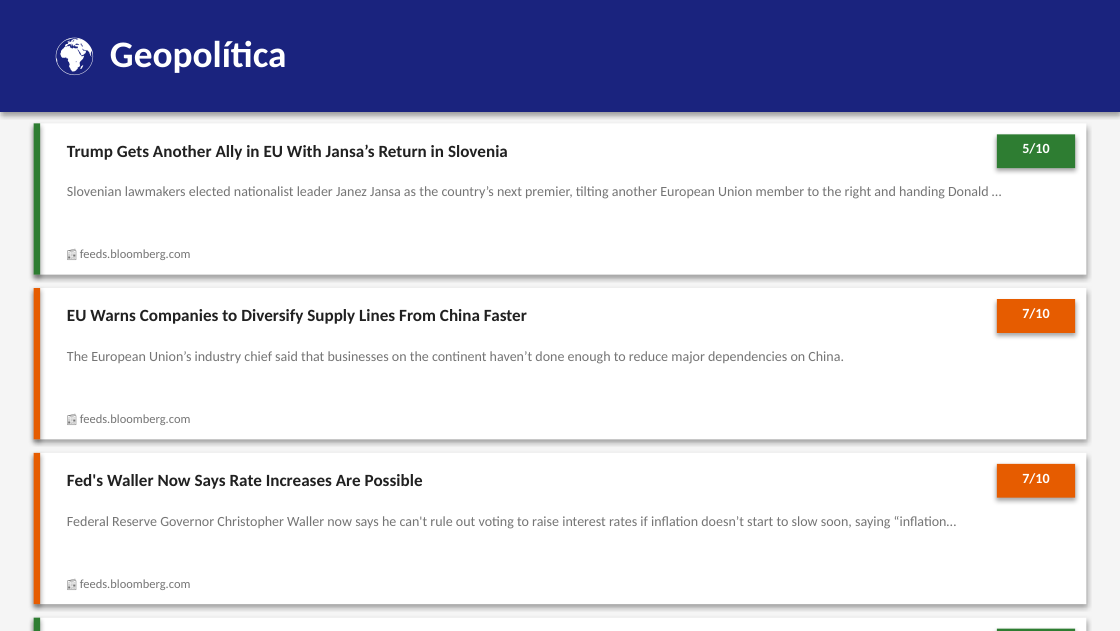
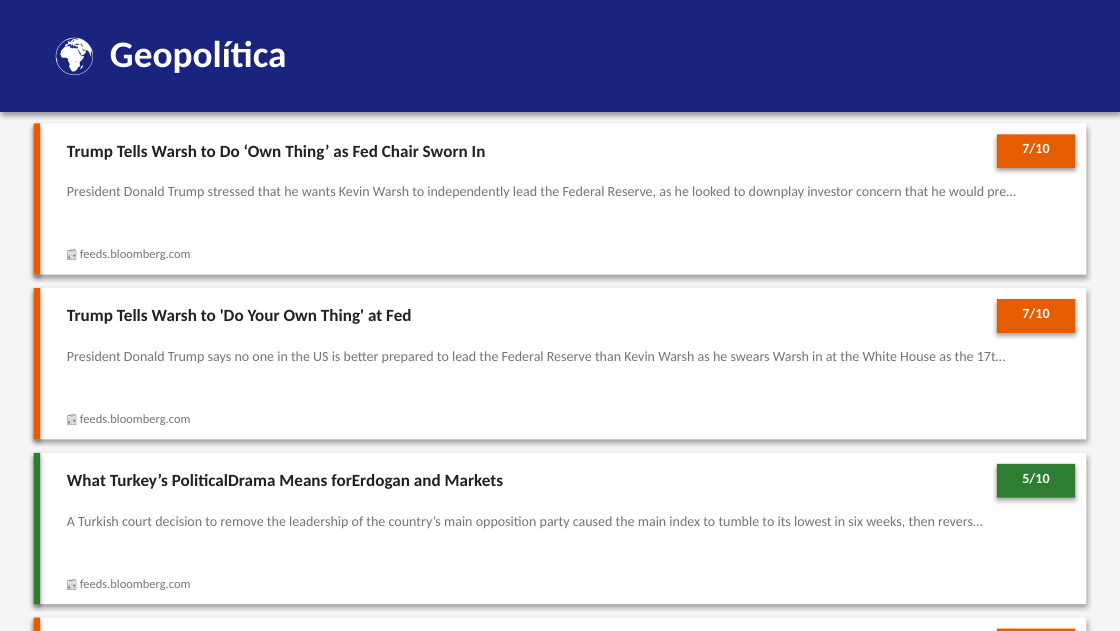
Before and after one commit to erickfranciscohernandez/financiero, a slide deck: slide 3 of newsletter_20260522.pptx. Drawn at 1120x631 pixels with LibreOffice and Linux fonts; fonts in the diff are those of the drawing. Boxes give left, top, right and bottom in pixels: in the first picture for what was removed or moved away, otherwise in the second. Text is boxed around its words. In the diff, an @@ line names an element or a change of style, - is before the commit and + after.

```diff
--- a/newsletter_20260522.pptx
+++ b/newsletter_20260522.pptx
@@ text at box(67, 144, 486, 160): text changed @@
-Trump Gets Another Ally in EU With Jansa’s Return in Slovenia
+Trump Tells Warsh to Do ‘Own Thing’ as Fed Chair Sworn In
@@ text at box(1022, 143, 1049, 154): text changed @@
-5/10
+7/10
@@ text at box(67, 186, 1016, 198): text changed @@
-Slovenian lawmakers elected nationalist leader Janez Jansa as the country’s next premier, tilting another European Union member to the right and handing Donald …
+President Donald Trump stressed that he wants Kevin Warsh to independently lead the Federal Reserve, as he looked to downplay investor concern that he would pre…
@@ text at box(67, 309, 411, 324): text changed @@
-EU Warns Companies to Diversify Supply Lines From China Faster
+Trump Tells Warsh to 'Do Your Own Thing' at Fed
@@ text at box(67, 351, 1006, 363): text changed @@
-The European Union’s industry chief said that businesses on the continent haven’t done enough to reduce major dependencies on China.
+President Donald Trump says no one in the US is better prepared to lead the Federal Reserve than Kevin Warsh as he swears Warsh in at the White House as the 17t…
@@ rectangle at box(34, 452, 40, 604): fill #E65C00 to #2E7D32 @@
@@ text at box(67, 473, 504, 489): text changed @@
-Fed's Waller Now Says Rate Increases Are Possible
+What Turkey’s PoliticalDrama Means forErdogan and Markets
@@ rectangle at box(997, 464, 1075, 497): fill #E65C00 to #2E7D32 @@
@@ text at box(1022, 473, 1049, 484): text changed @@
-7/10
+5/10
@@ text at box(67, 516, 983, 528): text changed @@
-Federal Reserve Governor Christopher Waller now says he can't rule out voting to raise interest rates if inflation doesn’t start to slow soon, saying “inflation…
+A Turkish court decision to remove the leadership of the country’s main opposition party caused the main index to tumble to its lowest in six weeks, then revers…
@@ fill #2E7D32 to #E65C00 in 4 elements at box(34, 123, 40, 274), box(997, 134, 1075, 168), box(34, 617, 40, 631), box(997, 628, 1075, 631) @@
@@ text at box(997, 628, 1075, 631): text changed @@
-5/10
+7/10
```
Also in this commit, not shown: 1 other slide changed, 5 other files.
